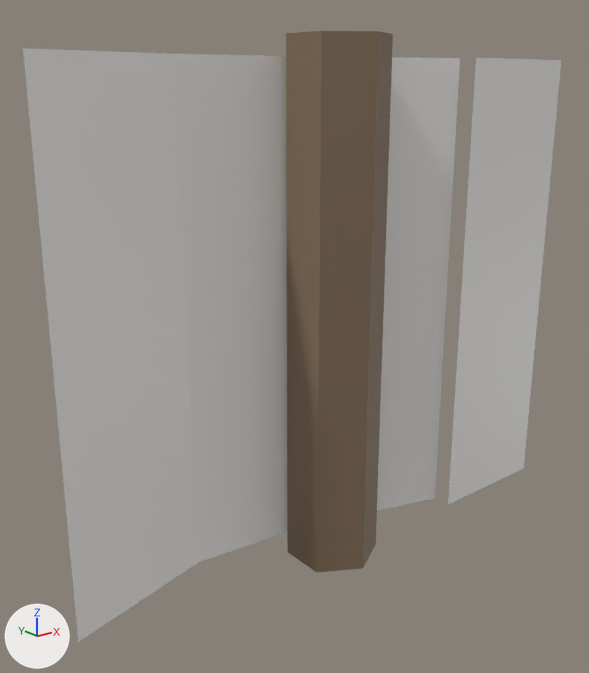
An edit to the glTF model assets/props/capture_flag.glb, drawn before and after from the same camera.
Rendered twice from a camera (50 mm lens) standing at (-1.383, -1.555, 6.292) and looking at (-0.095, 0.055, 5.648). Every picture has the same lights, and +X, +Y and +Z are marked at lower left. The picture after the commit comes second. Vertices at exactly the same position are counted once.

The older version as bpy lines, for what is in view:
```python
me_capture_flag = bpy.data.meshes.new('capture_flag')
me_capture_flag.from_pydata(...)  # 30 vertices, 32 faces; spans x -0.77..0.77, y -0.13..0.13, z 5.0..6.4
me_capture_flag.materials.append(mat_defaultmaterial)
ob_capture_flag = bpy.data.objects.new('capture_flag', me_capture_flag)
ob_capture_flag.location = (0.0, 0.0, 0.0)
```
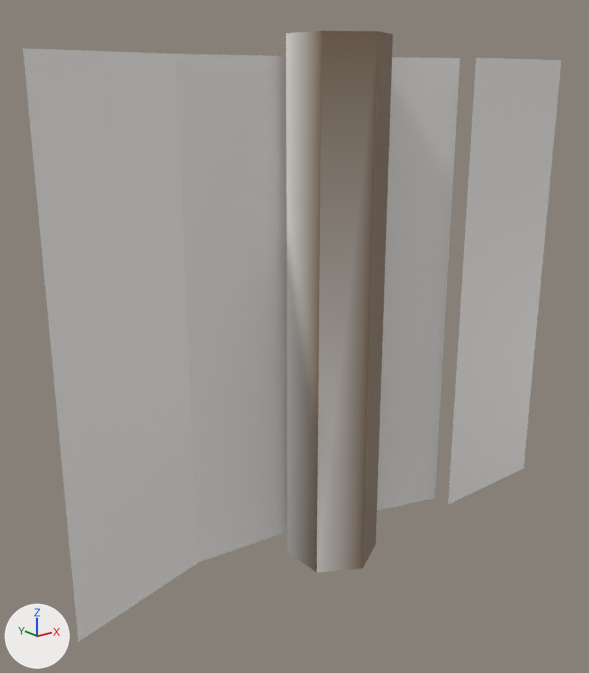
The change, as a diff of the scene's bpy script:
```diff
--- a/assets/props/capture_flag.glb.py
+++ b/assets/props/capture_flag.glb.py
@@ me_capture_flag @@
 me_capture_flag.from_pydata(...)  # 30 vertices, 32 faces; spans x -0.77..0.77, y -0.13..0.13, z 5.0..6.4
 # used by ob_capture_flag; location = (0.0, 0.0, 0.0)
+# me_capture_flag part 1: 14 faces centred in x -0.11..0.08, y -0.11..0.11, z 5.0..6.4 are repainted in the vertex colours; the middle colour goes from brown #816c55 to white #efedea
 me_capture_flag.materials.append(mat_defaultmaterial)
```

Changed parts and their boxes (x1, y1, x2, y2) in the pictures (589 x 673 px):
part 1 of me_capture_flag, recoloured (brown to white): (286, 31, 375, 572) in both
